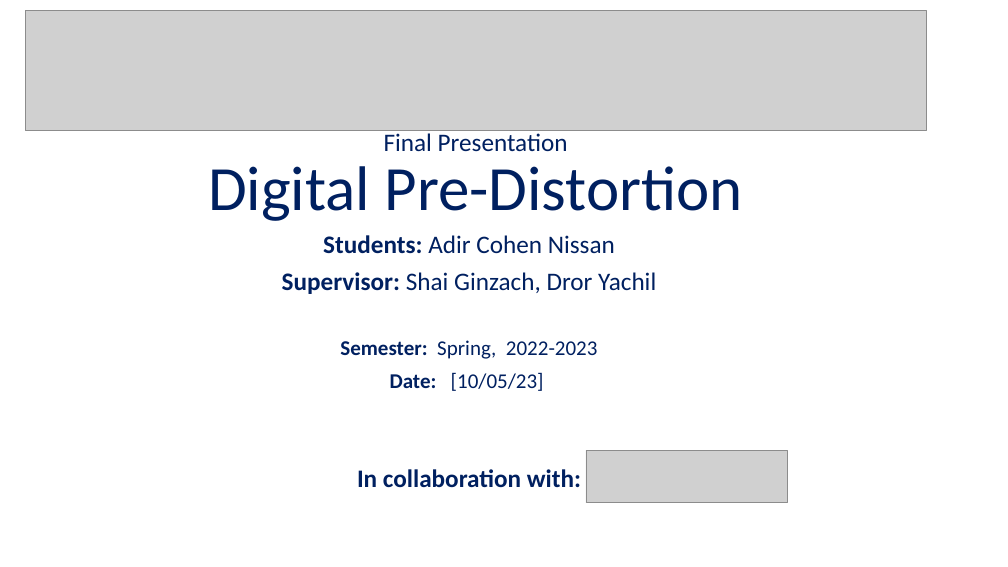
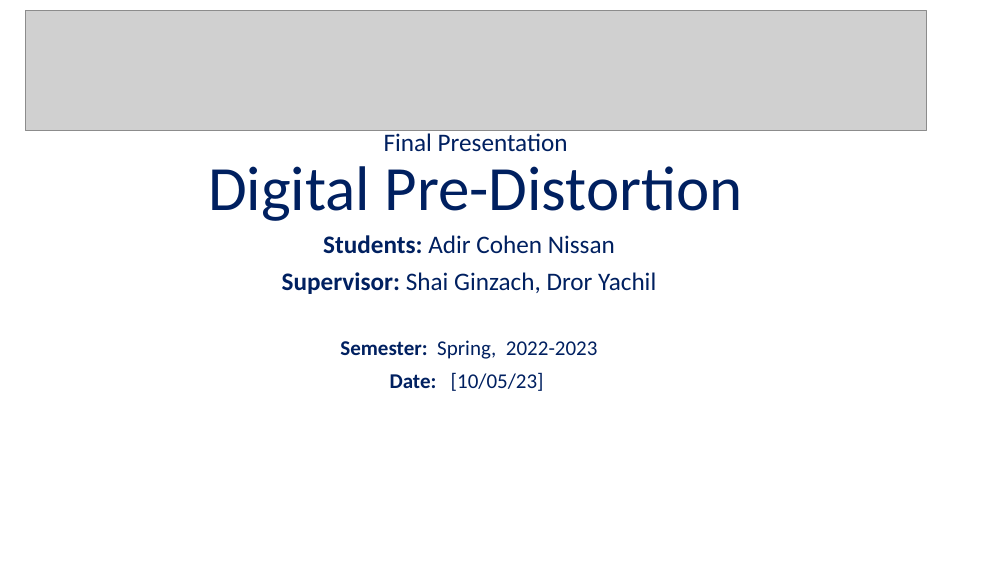
Before and after one commit to AdirCN/DPD, a slide deck: slide 1 of Final Presentation/Final Presentation.pptx. Drawn at 1008x567 pixels with LibreOffice and Linux fonts; fonts in the diff are those of the drawing; grey boxes stand for pictures. Boxes give left, top, right and bottom in pixels: in the first picture for what was removed or moved away, otherwise in the second. Text is boxed around its words. In the diff, an @@ line names an element or a change of style, - is before the commit and + after.

Commit message:
Final commit - Adir Cohen

```diff
--- a/Final Presentation/Final Presentation.pptx
+++ b/Final Presentation/Final Presentation.pptx
@@ subtitle at bbox=[357, 469, 581, 488]: paragraph removed @@
-In collaboration with:
@@ picture removed at bbox=[586, 450, 788, 503] @@
```
